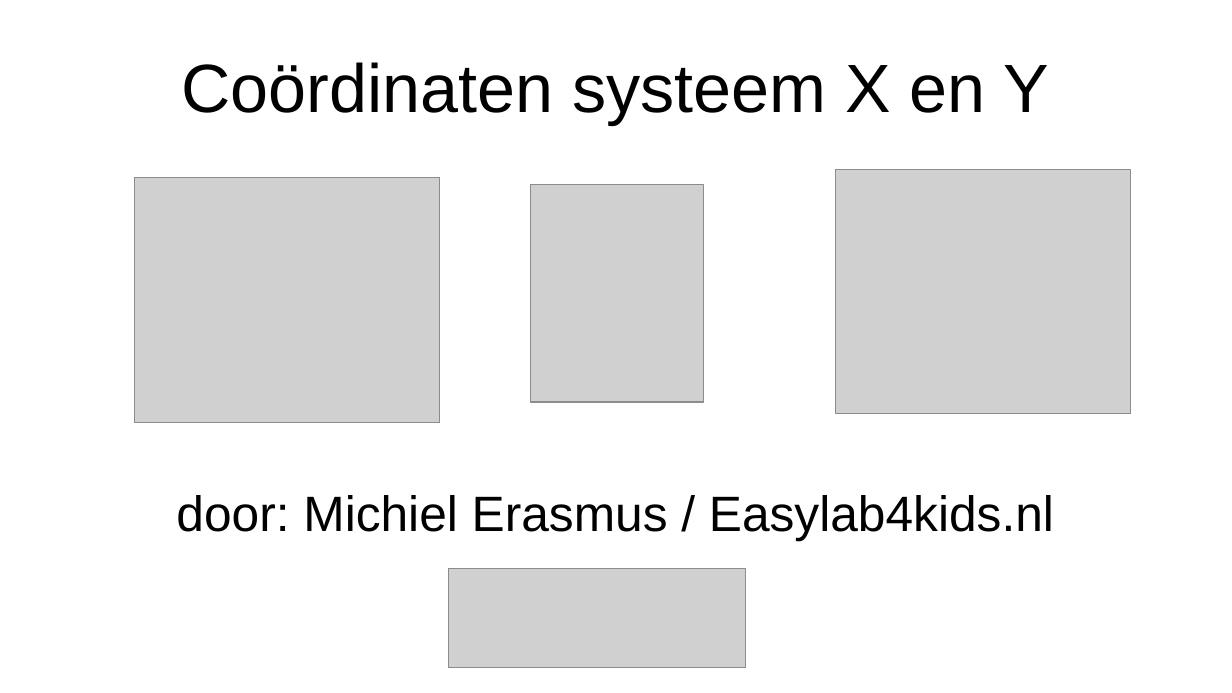
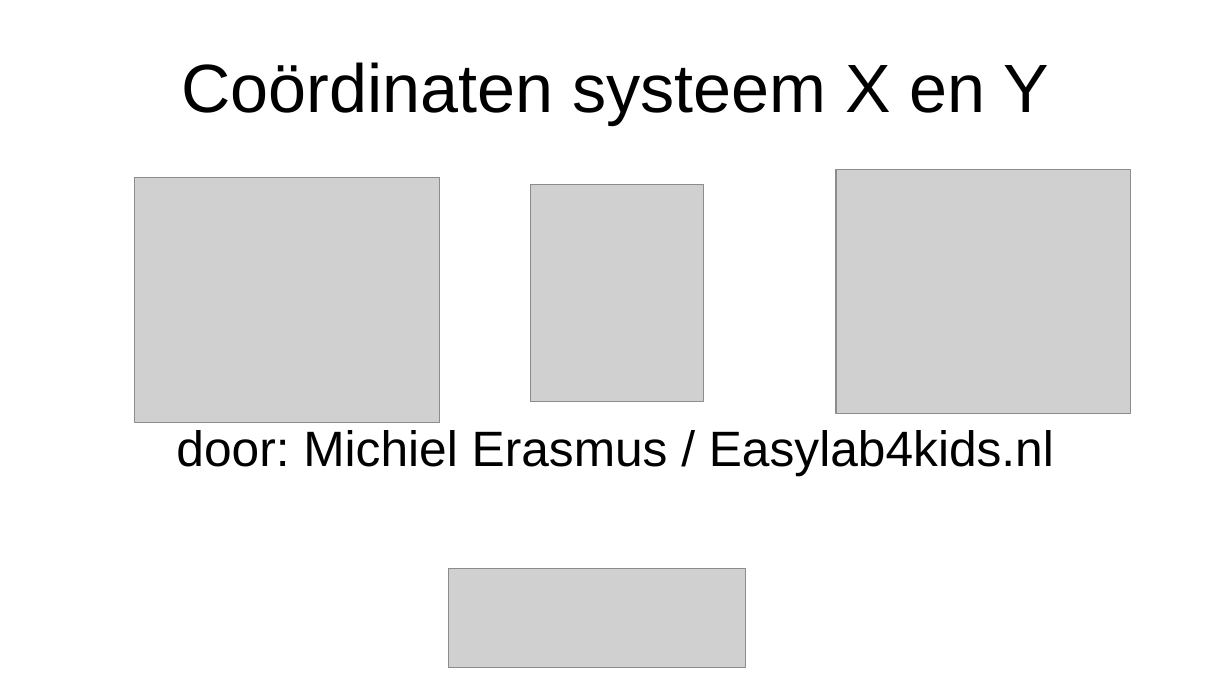
Before and after one commit to pappavis/Easylab4kids_lessen, a slide deck: slide 1 of lesmateriaal/083_Microbit_lichtjes/083_Microbit_lichtjes.pptx. Drawn at 1232x693 pixels with LibreOffice and Linux fonts; fonts in the diff are those of the drawing; grey boxes stand for pictures. Boxes give left, top, right and bottom in pixels: in the first picture for what was removed or moved away, otherwise in the second. Text is boxed around its words. In the diff, an @@ line names an element or a change of style, - is before the commit and + after.

```diff
--- a/lesmateriaal/083_Microbit_lichtjes/083_Microbit_lichtjes.pptx
+++ b/lesmateriaal/083_Microbit_lichtjes/083_Microbit_lichtjes.pptx
@@ text "door: Michiel Erasmus / Easylab4kids.nl": place and size @@
-text "door: Michiel Erasmus / Easylab4kids.nl" at box(176, 495, 1054, 541)
+text "door: Michiel Erasmus / Easylab4kids.nl" at box(176, 430, 1054, 476)
```
Also in this commit, not shown: 9 other slides changed, 1 other file.
